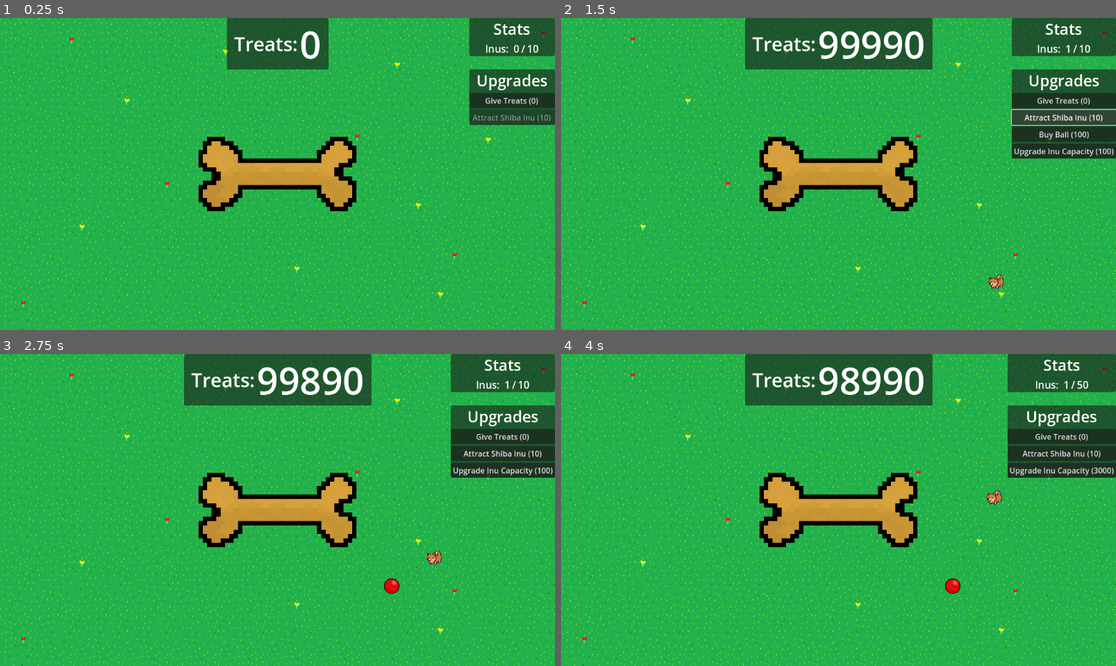
Above: before the commit, frames 1-4 (two rows, left to right).
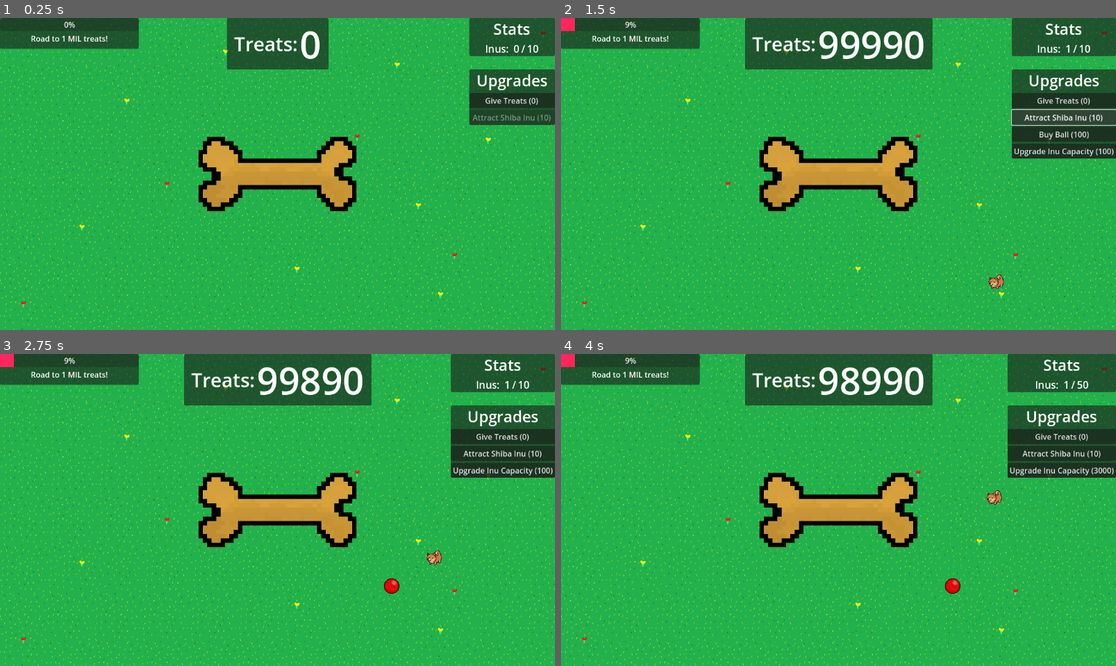
Above: after the commit, the same moments.

Repository: ejmejm/ShibaIdle
Game: Godot game, scene res://scenes/root.tscn
The game is run twice, just before and just after one commit, with the same random seed, the same clock (stepped at 60 frames per second) and the same inputs.
Inputs:
- Up to frame 1 (0.25 s): no input
- Up to frame 2 (1.5 s): click "Give Treats (0)" at 0.5 s; click "Attract Shiba Inu (10)" at 1.25 s
- Up to frame 3 (2.75 s): click "Buy Ball (100)" at 2 s
- Up to frame 4 (4 s): click "Upgrade Inu Capacity (100)" at 2.75 s; click "Upgrade Inu Capacity (800)" at 3.5 s

The runs differ from the first frame. In frame 1, 2.5% of the frame differs, in the area x 0-26%, y 0-11%; in frame 2, 2.5%; in frame 3, 2.5%; in frame 4, 2.5%.

Commit message:
added progress bar

Diff:
--- /dev/null
+++ b/scenes/progress_bar.gd
@@ -0,0 +1,15 @@
+extends ProgressBar
+
+
+# Called when the node enters the scene tree for the first time.
+func _ready() -> void:
+	pass # Replace with function body.
+
+
+# Called every frame. 'delta' is the elapsed time since the previous frame.
+func _process(delta: float) -> void:
+	pass
+
+
+func _on_player_stats_treat_count_update(n_treats) -> void:
+	value = n_treats
--- a/scenes/root.tscn
+++ b/scenes/root.tscn
@@ -8,7 +8,8 @@
 [ext_resource type="Script" path="res://scripts/upgrades_panel.gd" id="6_pydca"]
 [ext_resource type="Script" path="res://scripts/update_creature_count.gd" id="6_xiik3"]
 [ext_resource type="Script" path="res://scripts/max_creature_count_update.gd" id="7_sectu"]
-[ext_resource type="PackedScene" uid="uid://bh8uegvyvlaad" path="res://scenes/ball.tscn" id="9_rdu7f"]
+[ext_resource type="PackedScene" path="res://scenes/ball.tscn" id="9_rdu7f"]
+[ext_resource type="Script" path="res://scenes/progress_bar.gd" id="10_0ld48"]
 
 [sub_resource type="WorldBoundaryShape2D" id="WorldBoundaryShape2D_hh8vk"]
 normal = Vector2(0, 1)
@@ -36,6 +37,9 @@
 
 [sub_resource type="LabelSettings" id="LabelSettings_x2tt7"]
 font_size = 21
+
+[sub_resource type="StyleBoxFlat" id="StyleBoxFlat_tebg3"]
+bg_color = Color(1, 0.150139, 0.368862, 1)
 
 [node name="Root" type="Node2D"]
 position = Vector2(576, 324)
@@ -246,8 +250,31 @@
 wait_time = 0.1
 autostart = true
 
+[node name="ProgressbarContainer" type="PanelContainer" parent="UICanvas"]
+offset_right = 288.0
+offset_bottom = 64.0
+
+[node name="MarginContainer" type="MarginContainer" parent="UICanvas/ProgressbarContainer"]
+layout_mode = 2
+
+[node name="VBoxContainer" type="VBoxContainer" parent="UICanvas/ProgressbarContainer/MarginContainer"]
+layout_mode = 2
+
+[node name="ProgressBar" type="ProgressBar" parent="UICanvas/ProgressbarContainer/MarginContainer/VBoxContainer" node_paths=PackedStringArray("shortcut_context")]
+layout_mode = 2
+shortcut_context = NodePath("../../../../TreatsPanel/MarginContainer/TreatsHeading/HBoxContainer/TreatsCountLabel")
+theme_override_styles/fill = SubResource("StyleBoxFlat_tebg3")
+max_value = 1e+06
+script = ExtResource("10_0ld48")
+
+[node name="Label" type="Label" parent="UICanvas/ProgressbarContainer/MarginContainer/VBoxContainer"]
+layout_mode = 2
+text = "Road to 1 MIL treats!"
+horizontal_alignment = 1
+
 [connection signal="current_inu_count_update" from="GameManager/PlayerStats" to="UICanvas/VBoxContainer/StatsPanel/MarginContainer/CenterContainer/VBoxContainer/CreatureCountRow/CreatureCount" method="_on_player_stats_current_inu_count_update"]
 [connection signal="max_inu_count_update" from="GameManager/PlayerStats" to="UICanvas/VBoxContainer/StatsPanel/MarginContainer/CenterContainer/VBoxContainer/CreatureCountRow/MaxCreatureCount" method="_on_player_stats_max_inu_count_update"]
+[connection signal="treat_count_update" from="GameManager/PlayerStats" to="UICanvas/ProgressbarContainer/MarginContainer/VBoxContainer/ProgressBar" method="_on_player_stats_treat_count_update"]
 [connection signal="ready" from="UICanvas/VBoxContainer/StatsPanel/MarginContainer/CenterContainer/VBoxContainer/CreatureCountRow/MaxCreatureCount" to="UICanvas/VBoxContainer/StatsPanel/MarginContainer/CenterContainer/VBoxContainer/CreatureCountRow/MaxCreatureCount" method="_on_ready"]
 [connection signal="ready" from="UICanvas/VBoxContainer/UpgradesPanel" to="UICanvas/VBoxContainer/UpgradesPanel" method="_on_ready"]
 [connection signal="timeout" from="UICanvas/VBoxContainer/UpgradesPanel/UpgradesUpdateTimer" to="UICanvas/VBoxContainer/UpgradesPanel" method="_on_update_timer"]
Not shown: 1 places in scenes/root.tscn that only renumber resources
